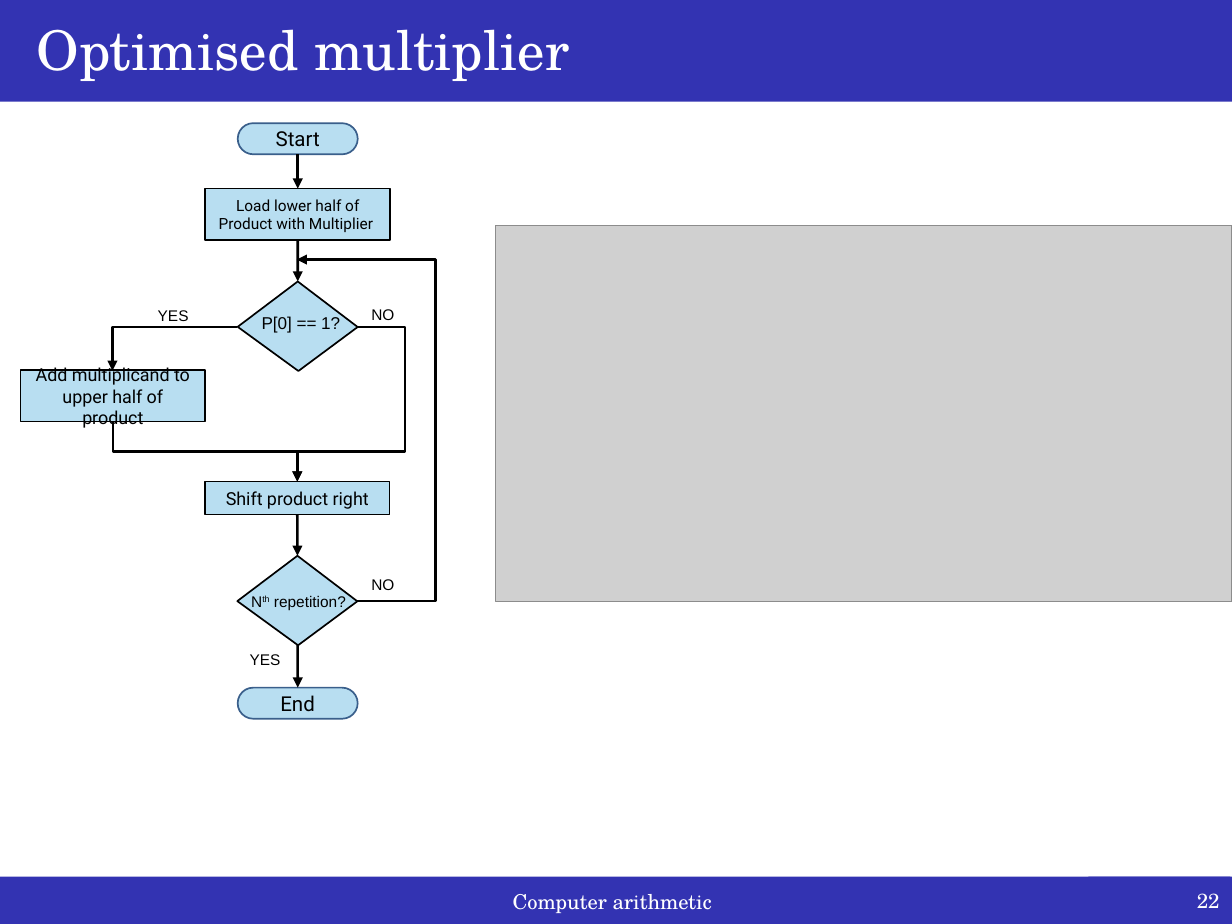
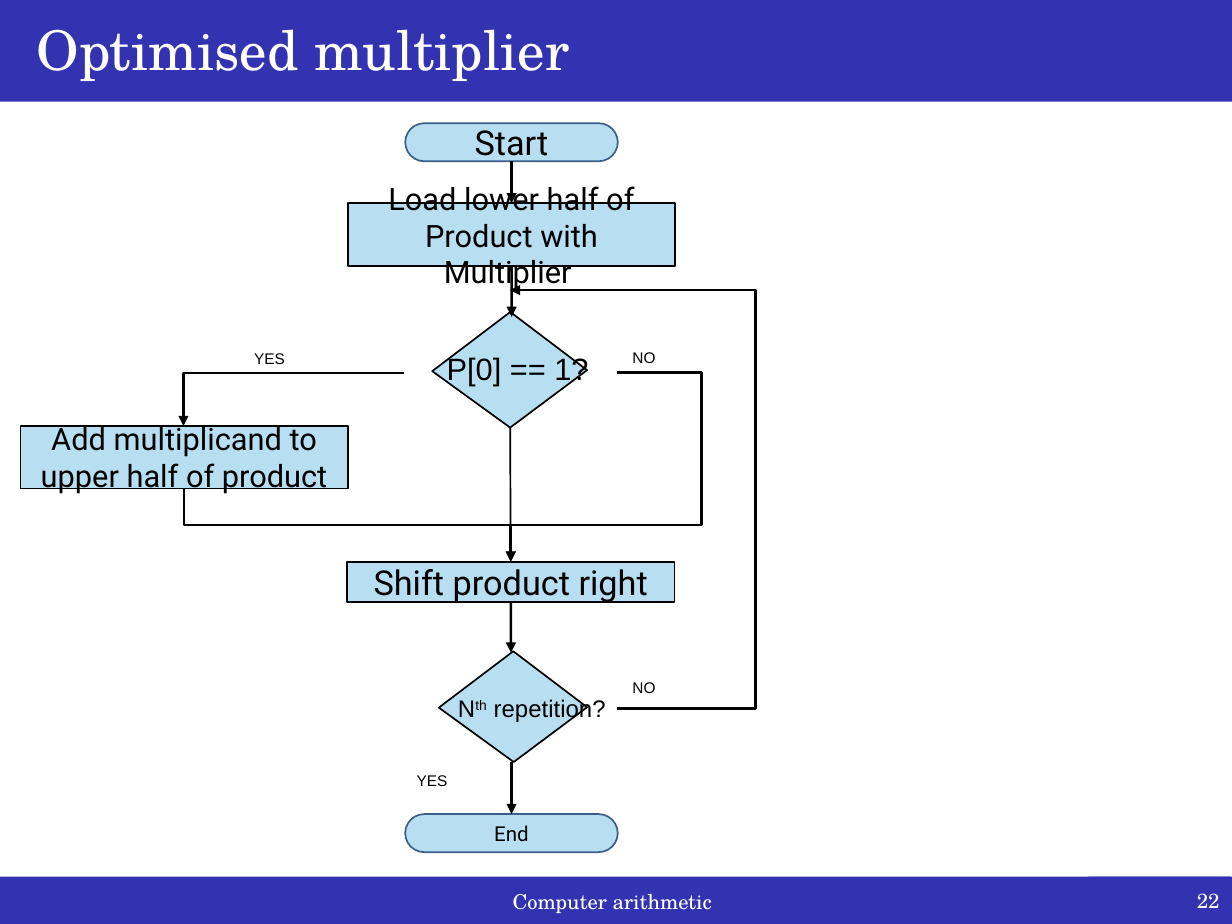
Before and after one commit to iperezan-itesm/05-TC2009B-Aug2021, a slide deck: slide 22 of lectures/weekly_slides/M1.3_Mult_Div/M1.3_Mult_Div.pptx. Drawn at 1232x924 pixels with LibreOffice and Linux fonts; fonts in the diff are those of the drawing; grey boxes stand for pictures. Boxes give left, top, right and bottom in pixels: in the first picture for what was removed or moved away, otherwise in the second. Text is boxed around its words. In the diff, an @@ line names an element or a change of style, - is before the commit and + after.

```diff
--- a/lectures/weekly_slides/M1.3_Mult_Div/M1.3_Mult_Div.pptx
+++ b/lectures/weekly_slides/M1.3_Mult_Div/M1.3_Mult_Div.pptx
@@ rounded rectangle "Start": place and size @@
-rounded rectangle "Start" at <box>238,123,357,154</box>
+rounded rectangle "Start" at <box>405,123,618,161</box>
@@ rounded rectangle "Start" at <box>405,123,618,161</box>: size 12 to 20 pt @@
@@ arrow moved from (298, 154) - (298, 188) to (511, 161) - (511, 203) @@
@@ rectangle "Load lower half of Product ...": place and size @@
-rectangle "Load lower half of Product ..." at <box>206,188,391,240</box>
+rectangle "Load lower half of Product ..." at <box>347,203,675,266</box>
@@ rectangle "Load lower half of Product ..." at <box>347,203,675,266</box>: size 9 to 18 pt @@
@@ picture removed at <box>495,225,1232,601</box> @@
@@ arrow moved from (298, 240) - (298, 281) to (511, 266) - (511, 317) @@
@@ freeform shape: place and size @@
-freeform shape at <box>238,266,358,387</box>
+freeform shape at <box>432,294,587,449</box>
@@ elbow arrow moved from (357, 601) - (297, 260) to (617, 708) - (510, 291) @@
@@ text "YES": place and size @@
-text "YES" at <box>158,310,189,321</box>
+text "YES" at <box>254,353,285,364</box>
@@ text "P[0] == 1?": place and size @@
-text "P[0] == 1?" at <box>262,316,340,333</box>
+text "P[0] == 1?" at <box>447,356,588,386</box>
@@ text "P[0] == 1?" at <box>447,356,588,386</box>: size 10 to 18 pt @@
@@ text "NO": place and size @@
-text "NO" at <box>371,309,394,320</box>
+text "NO" at <box>632,352,655,363</box>
@@ elbow arrow moved from (238, 328) - (112, 371) to (404, 373) - (184, 426) @@
@@ elbow arrow moved from (383, 326) - (297, 482) to (663, 372) - (511, 562) @@
@@ line moved from (357, 326) - (402, 326) to (617, 372) - (696, 372) @@
@@ rectangle "Add multiplicand to upper half ...": place and size @@
-rectangle "Add multiplicand to upper half ..." at <box>21,371,206,423</box>
+rectangle "Add multiplicand to upper half ..." at <box>21,426,349,489</box>
@@ rectangle "Add multiplicand to upper half ..." at <box>21,426,349,489</box>: size 10.5 to 18 pt @@
@@ line added from (510, 428) to (511, 551), #000000 1 pt @@
@@ elbow arrow moved from (113, 421) - (297, 482) to (185, 489) - (511, 562) @@
@@ rectangle "Shift product right": place and size @@
-rectangle "Shift product right" at <box>205,482,389,515</box>
+rectangle "Shift product right" at <box>347,562,675,602</box>
@@ rectangle "Shift product right" at <box>347,562,675,602</box>: size 10.5 to 20 pt @@
@@ arrow moved from (297, 515) - (297, 556) to (511, 602) - (511, 653) @@
@@ freeform shape: place and size @@
-freeform shape at <box>238,541,358,661</box>
+freeform shape at <box>438,633,587,781</box>
@@ text "Nth repetition?": place and size @@
-text "Nth repetition?" at <box>274,595,346,610</box>
+text "Nth repetition?" at <box>494,698,606,723</box>
@@ text "Nth repetition?" at <box>494,698,606,723</box>: size 9 to 14 pt @@
@@ text "NO": place and size @@
-text "NO" at <box>371,579,394,590</box>
+text "NO" at <box>632,682,655,693</box>
@@ text "YES": place and size @@
-text "YES" at <box>250,654,281,665</box>
+text "YES" at <box>417,775,448,786</box>
@@ arrow moved from (298, 646) - (298, 687) to (511, 761) - (511, 814) @@
@@ rounded rectangle "End": place and size @@
-rounded rectangle "End" at <box>238,687,357,718</box>
+rounded rectangle "End" at <box>405,814,618,853</box>
```
Also in this commit, not shown: 2 other slides changed, 2 other files.
